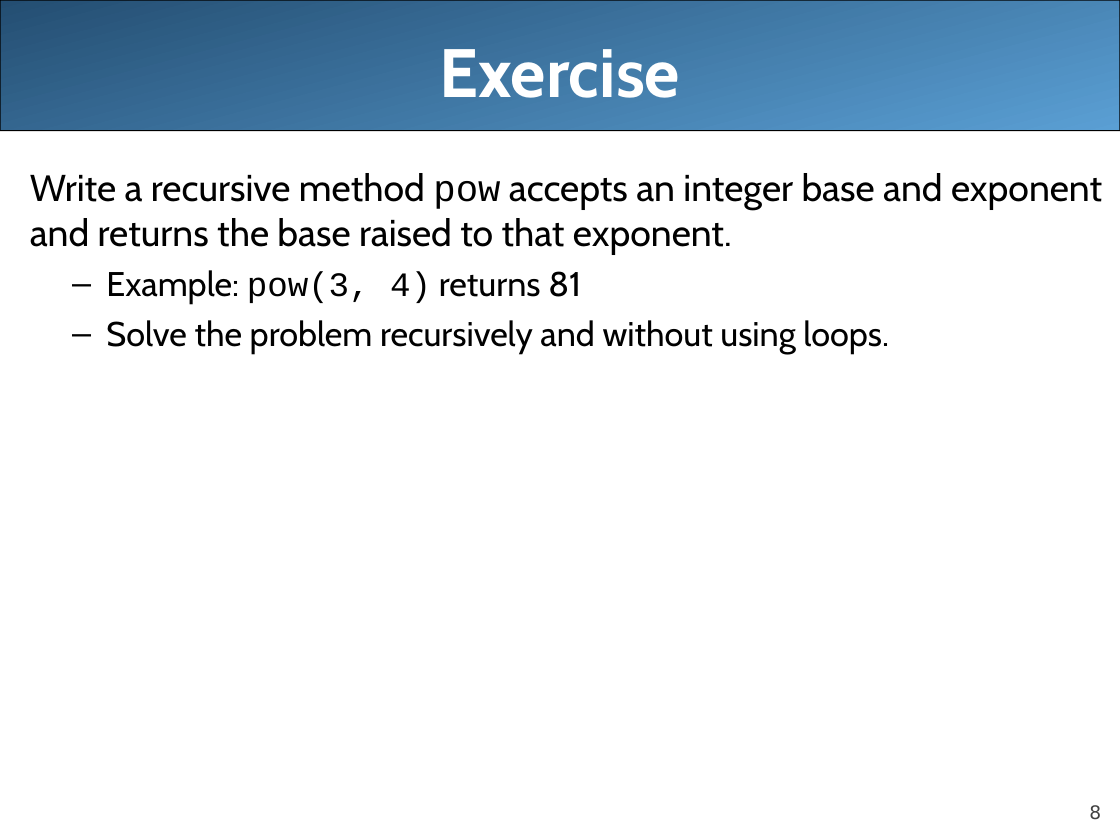
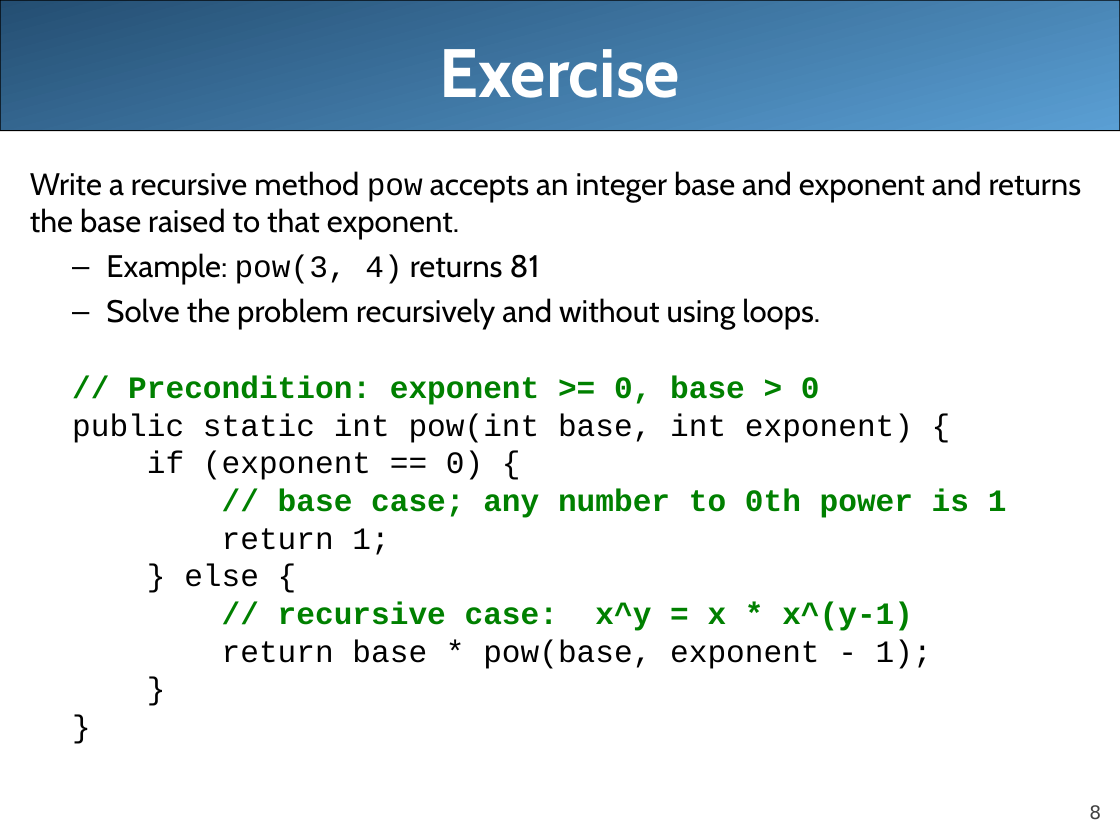
Before and after one commit to LongBaoNguyen/longbaonguyen.github.io, a slide deck: slide 8 of courses/apcsa/lecture23.ppt. Drawn at 1120x840 pixels with LibreOffice and Linux fonts; fonts in the diff are those of the drawing. Boxes give left, top, right and bottom in pixels: in the first picture for what was removed or moved away, otherwise in the second. Text is boxed around its words. In the diff, an @@ line names an element or a change of style, - is before the commit and + after.

```diff
--- a/courses/apcsa/lecture23.ppt
+++ b/courses/apcsa/lecture23.ppt
@@ text at <box>30,171,1082,330</box>: size 24 to 20 pt in "Write a recursive method pow accepts an ..."; size 22 to 20 pt in "Example: pow(3, 4) returns 81", "Solve the problem recursively and without using ..."; less space between paragraphs @@
@@ text at <box>72,376,1007,669</box>: paragraphs added @@
+  // Precondition: exponent >= 0, base > 0
+  public static int pow(int base, int exponent) {
+  if (exponent == 0) {
+  // base case; any number to 0th power is 1
+  return 1;
+  } else {
+  // recursive case: x^y = x * x^(y-1)
+  return base * pow(base, exponent - 1);
+  }
+  }
```
Also in this commit, not shown: 4 other slides changed, 3 slides added, 3 slides removed, 2 other files.
